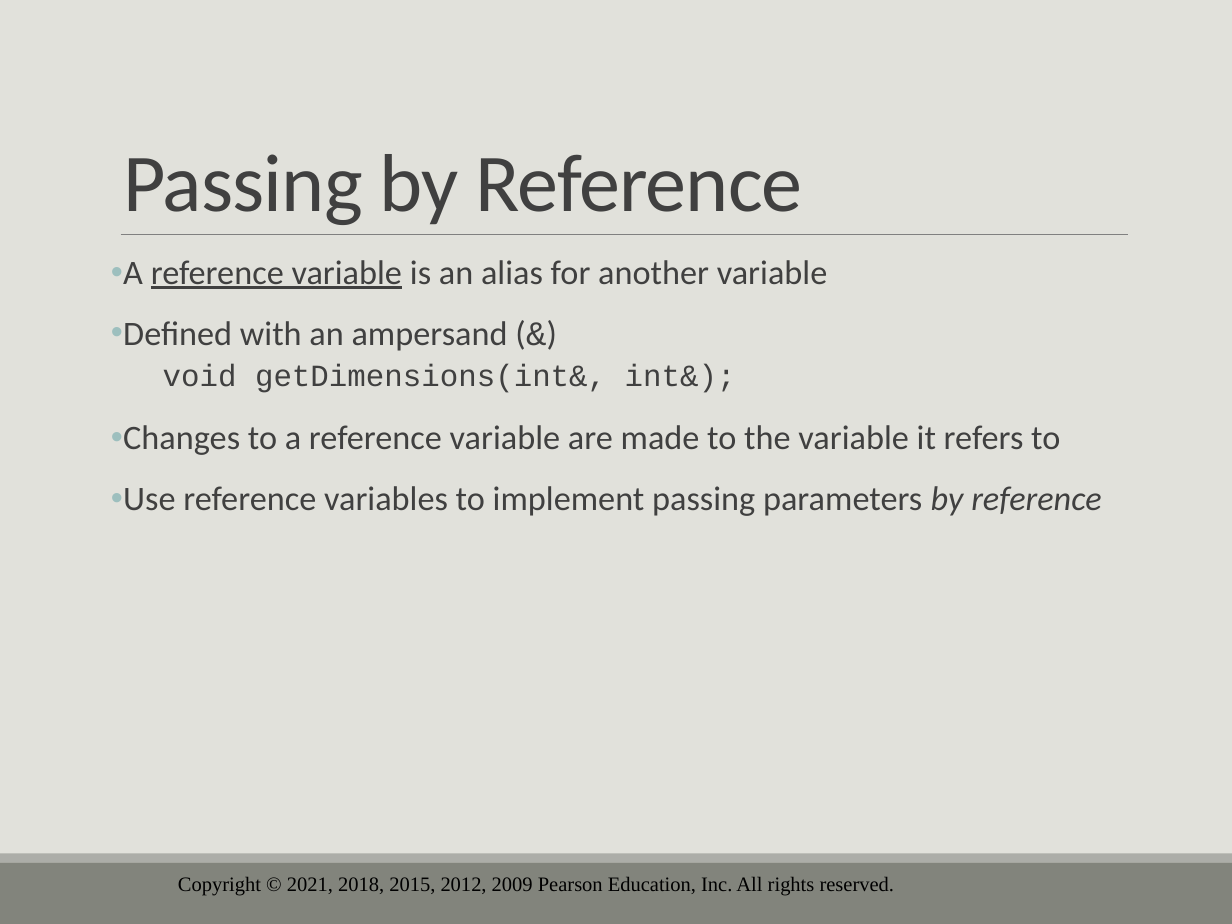
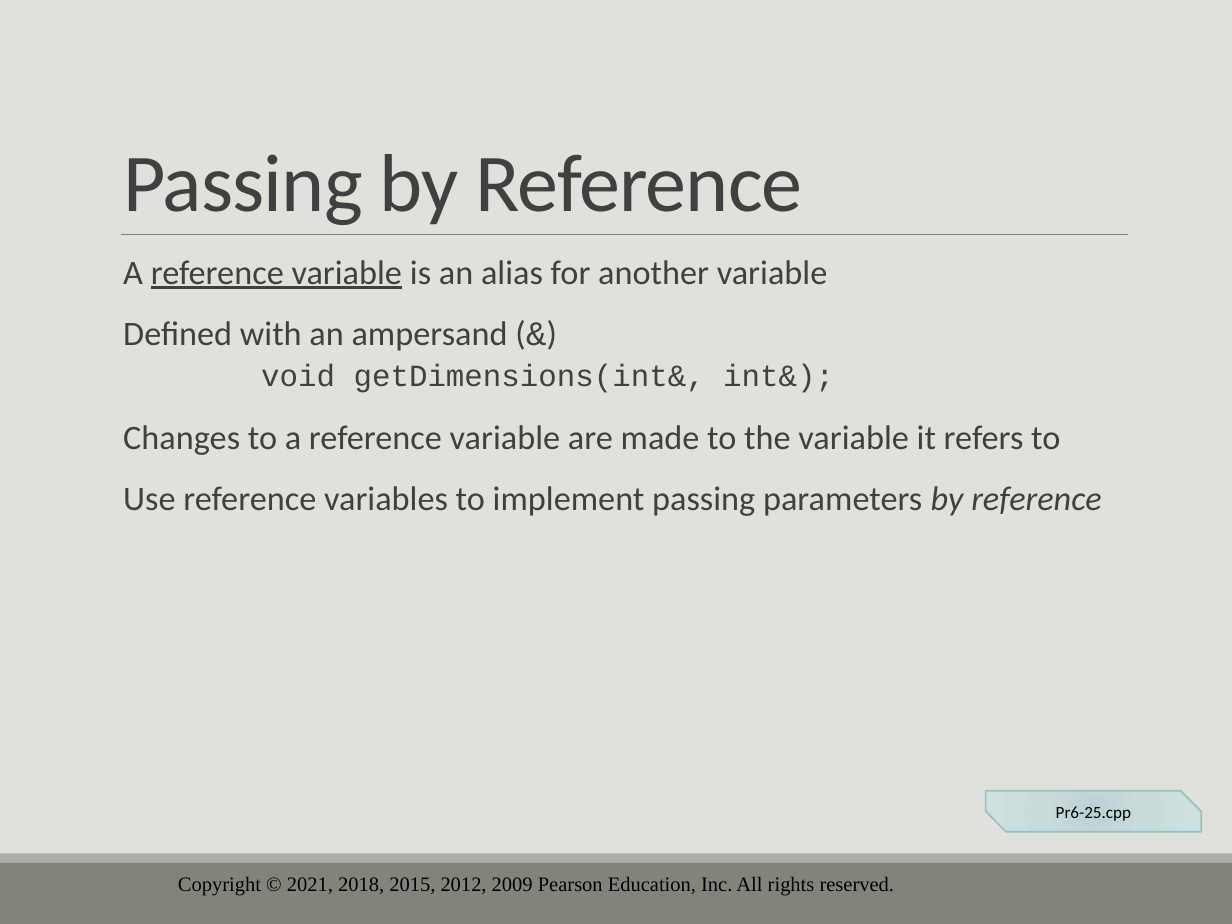
Before and after one commit to drolsonmi/eng1400, a slide deck: slide 55 of 1400_06_Functions.pptx (slide 70 before the commit). Drawn at 1232x924 pixels with LibreOffice and Linux fonts; fonts in the diff are those of the drawing; background and template pictures are left out. Boxes give left, top, right and bottom in pixels: in the first picture for what was removed or moved away, otherwise in the second. Text is boxed around its words. In the diff, an @@ line names an element or a change of style, - is before the commit and + after.

```diff
--- a/1400_06_Functions.pptx
+++ b/1400_06_Functions.pptx
@@ text "A reference variable is an ..." at (123,260,1101,516): bullet • to  ; indent changed @@
@@ snip diag rect added at (986,791,1201,832), fill gradient #BDD3D2 to #C9DCDC to #CEE2E1, outline #9DBFBE 1 pt, 10 pt, text #000000 @@
+Pr6-25.cpp
```
Also in this commit, not shown: 17 other slides changed, 17 slides removed, 2 other files.
